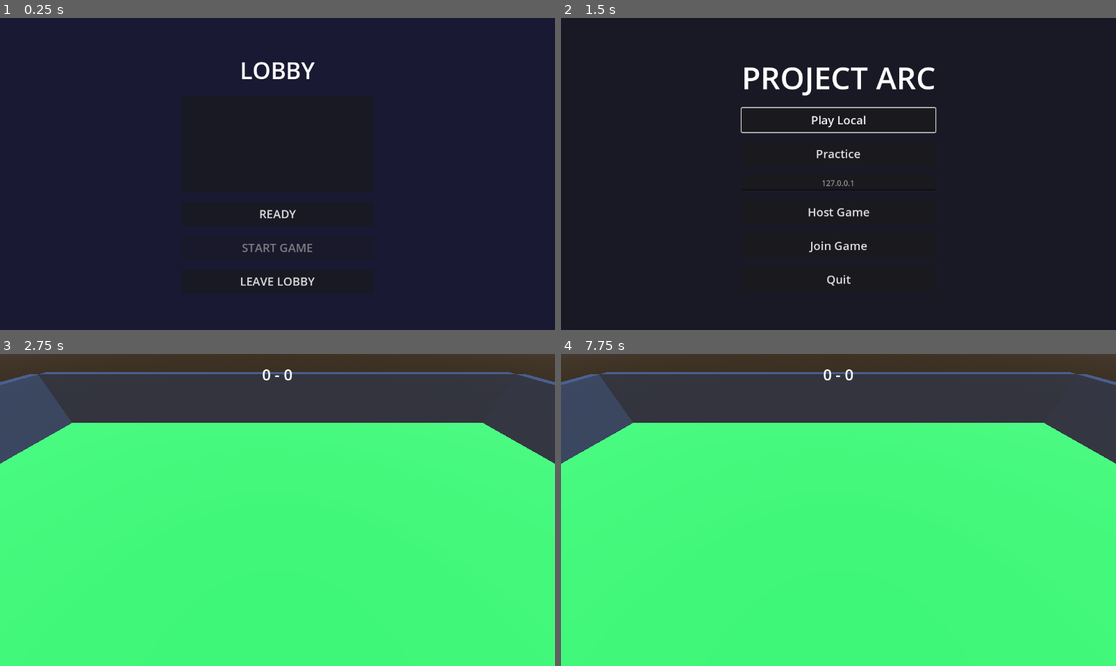
Above: before the commit, frames 1-4 (two rows, left to right).
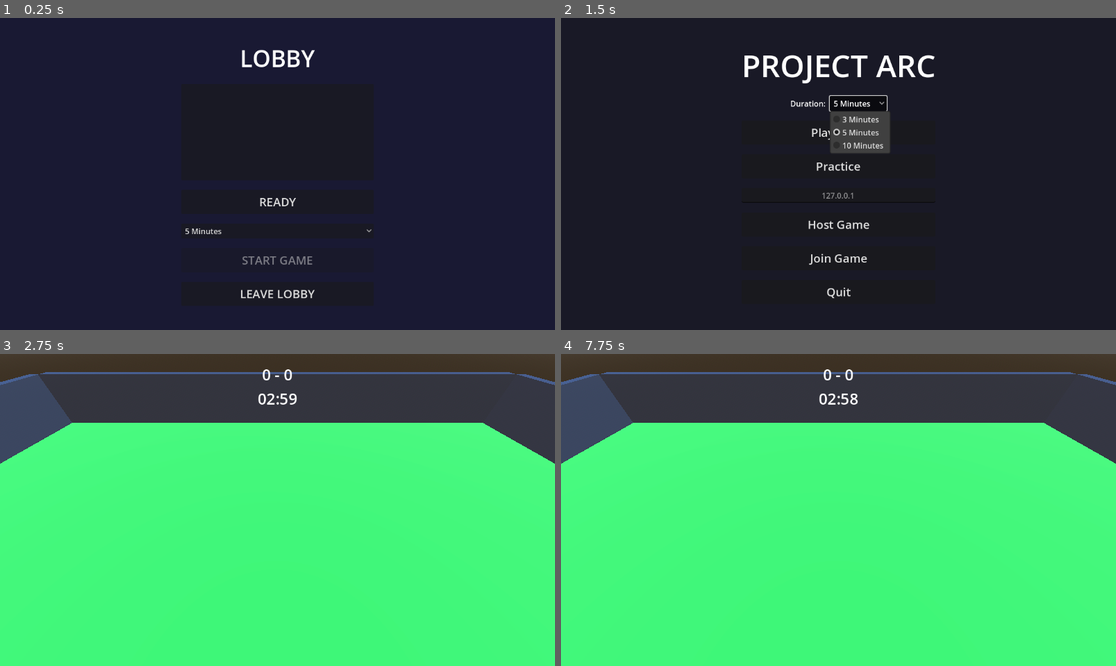
Above: after the commit, the same moments.

Repository: rrichards21/project-arc
Game: Godot game, scene res://core/Lobby.tscn
The game is run twice, just before and just after one commit, with the same random seed, the same clock (stepped at 60 frames per second) and the same inputs. This scene is started directly instead of the project's main scene.
Inputs (mouse positions are in pixels of both pictures, inside the frame that each line leads up to):
- Up to frame 1 (0.25 s): no input
- Up to frame 2 (1.5 s): click "LEAVE LOBBY" at 0.5 s; click (860, 102) at 1.25 s, where only the run after the commit has a clickable "5 Minutes"
- Up to frame 3 (2.75 s): click "Practice" at 2 s
- Up to frame 4 (7.75 s): tap Enter at 2.75, 5.1 s; move the mouse to (960, 494) at 2.77 s; hold D (move_right) 2.78-3.53 s; tap Space (dash) at 2.85, 5.85 s; click (960, 494) at 2.92 s; tap R (reset_match) every 0.75 s from 3.5 to 6.5 s; move the mouse to (727, 525) at 3.52 s; hold S (move_back) 3.53-4.28 s; tap E (grab) at 3.6, 6.6 s; move the mouse to (894, 441) at 4.27 s; hold D (move_right) 4.28-5.03 s; tap Shift at 4.35, 7.35 s; move the mouse to (810, 572) at 5.02 s; hold W (move_forward) 5.03-5.78 s; click (810, 572) at 5.17 s; move the mouse to (1005, 556) at 5.77 s; hold A (move_left) 5.78-7.28 s; move the mouse to (672, 463) at 6.52 s; move the mouse to (866, 510) at 7.27 s; hold S (move_back) from 7.28 s (still down); click (866, 510) at 7.42 s

The runs differ from the first frame. In frame 1, 1.6% of the frame differs, in the area x 33-67%, y 10-90%; in frame 2, 4.5%, in the area x 32-68%, y 11-90%; in frame 3, 0.1%; in frame 4, 0.1%.
Error in both runs: Cannot call method 'is_server' on a null value. (res://core/Main.gd:32)

Commit message:
Add Match Timer: Configurable Duration, UI, and Sync

Diff:
--- a/core/GameManager.gd
+++ b/core/GameManager.gd
@@ -11,7 +11,10 @@
 var score_team_2: int = 0
 var score_team_a: int = 0 # Legacy vars, can clean up later
 var score_team_b: int = 0 # Legacy vars
-var time_remaining: float = 0.0
+
+var match_length: int = 300 # Default 5 minutes
+var time_remaining: float = 300.0
+var is_game_active: bool = false
 
 # Multiplayer
 var peer = ENetMultiplayerPeer.new()
--- a/core/Lobby.gd
+++ b/core/Lobby.gd
@@ -3,16 +3,19 @@
 @onready var item_list: ItemList = $CenterContainer/VBoxContainer/ItemList
 @onready var btn_ready: Button = $CenterContainer/VBoxContainer/BtnReady
 @onready var btn_start: Button = $CenterContainer/VBoxContainer/BtnStart
+@onready var opt_time: OptionButton = $CenterContainer/VBoxContainer/OptionButtonTime
 
 func _ready() -> void:
 	GameManager.player_list_changed.connect(refresh_list)
 
-	# Only Host sees Start button
+	# Only Host sees Start button and Time Config
 	if multiplayer.is_server():
 		btn_start.visible = true
 		btn_start.disabled = true
+		opt_time.visible = true
 	else:
 		btn_start.visible = false
+		opt_time.visible = false # Logic to show "Current Settings" could be added later
 
 	refresh_list()
 
@@ -50,10 +53,11 @@
 		GameManager.player_list_changed.emit()
 
 func _on_btn_start_pressed() -> void:
-	rpc("start_game_rpc")
+	rpc("start_game_rpc", opt_time.get_selected_id())
 
 @rpc("authority", "call_local")
-func start_game_rpc() -> void:
+func start_game_rpc(duration: int) -> void:
+	GameManager.match_length = duration
 	get_tree().change_scene_to_file("res://core/Main.tscn")
 	GameManager.start_match()
 
--- a/core/Lobby.tscn
+++ b/core/Lobby.tscn
@@ -50,6 +50,17 @@
 theme_override_font_sizes/font_size = 24
 text = "READY"
 
+[node name="OptionButtonTime" type="OptionButton" parent="CenterContainer/VBoxContainer"]
+layout_mode = 2
+item_count = 3
+selected = 1
+popup/item_0/text = "3 Minutes"
+popup/item_0/id = 180
+popup/item_1/text = "5 Minutes"
+popup/item_1/id = 300
+popup/item_2/text = "10 Minutes"
+popup/item_2/id = 600
+
 [node name="BtnStart" type="Button" parent="CenterContainer/VBoxContainer"]
 visible = false
 layout_mode = 2
--- a/core/Main.gd
+++ b/core/Main.gd
@@ -69,6 +69,11 @@
 		if has_node(str(my_id)):
 			camera.target = get_node(str(my_id))
 
+	# Update HUD Timer
+	var m = int(GameManager.time_remaining) / 60
+	var s = int(GameManager.time_remaining) % 60
+	$HUD/TimeLabel.text = "%02d:%02d" % [m, s]
+
 func _on_goal_scored(team_id: int) -> void:
 	GameManager.on_goal_scored(team_id)
 	$HUD/ScoreLabel.text = "%d - %d" % [GameManager.score_team_1, GameManager.score_team_2]
--- a/core/Main.tscn
+++ b/core/Main.tscn
@@ -49,6 +49,19 @@
 grow_horizontal = 2
 theme_override_font_sizes/font_size = 32
 text = "0 - 0"
+horizontal_alignment = 1
+
+[node name="TimeLabel" type="Label" parent="HUD"]
+anchors_preset = 5
+anchor_left = 0.5
+anchor_right = 0.5
+offset_left = -50.0
+offset_top = 70.0
+offset_right = 50.0
+offset_bottom = 110.0
+grow_horizontal = 2
+theme_override_font_sizes/font_size = 32
+text = "00:00"
 horizontal_alignment = 1
 
 [node name="PauseMenu" type="Control" parent="HUD"]
--- a/core/Menu.tscn
+++ b/core/Menu.tscn
@@ -37,6 +37,25 @@
 theme_override_font_sizes/font_size = 64
 text = "PROJECT ARC"
 horizontal_alignment = 1
+
+[node name="HBoxContainer" type="HBoxContainer" parent="CenterContainer/VBoxContainer"]
+layout_mode = 2
+alignment = 1
+
+[node name="Label" type="Label" parent="CenterContainer/VBoxContainer/HBoxContainer"]
+layout_mode = 2
+text = "Duration: "
+
+[node name="OptionButtonTime" type="OptionButton" parent="CenterContainer/VBoxContainer/HBoxContainer"]
+layout_mode = 2
+item_count = 3
+selected = 1
+popup/item_0/text = "3 Minutes"
+popup/item_0/id = 180
+popup/item_1/text = "5 Minutes"
+popup/item_1/id = 300
+popup/item_2/text = "10 Minutes"
+popup/item_2/id = 600
 
 [node name="BtnLocal" type="Button" parent="CenterContainer/VBoxContainer"]
 custom_minimum_size = Vector2(200, 50)
